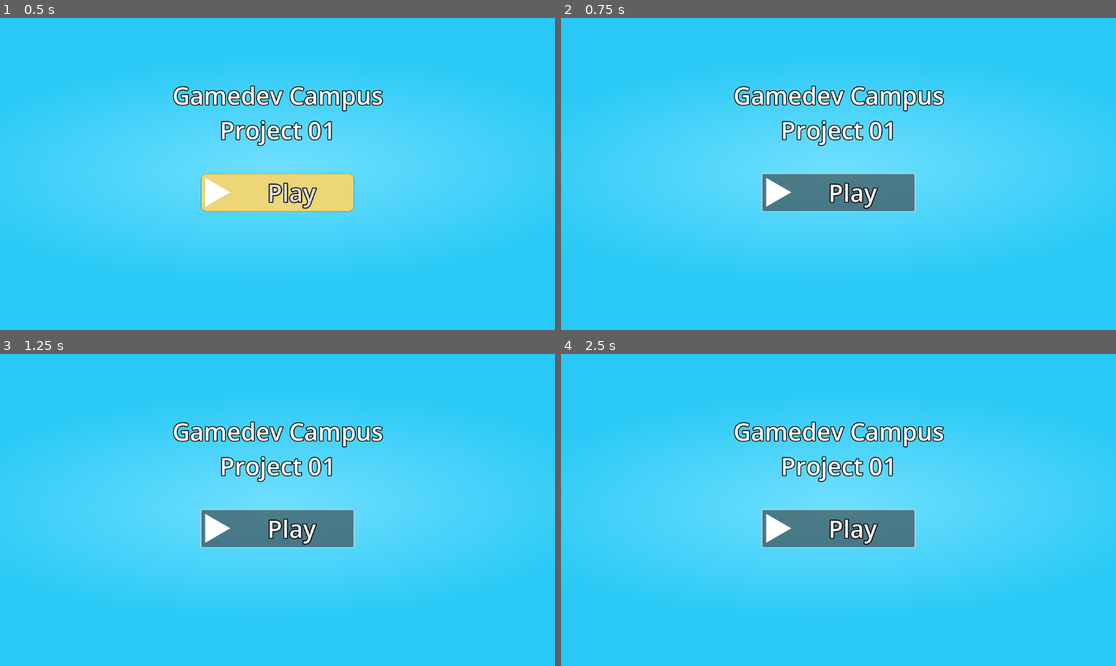
Above: before the commit, frames 1-4 (two rows, left to right).
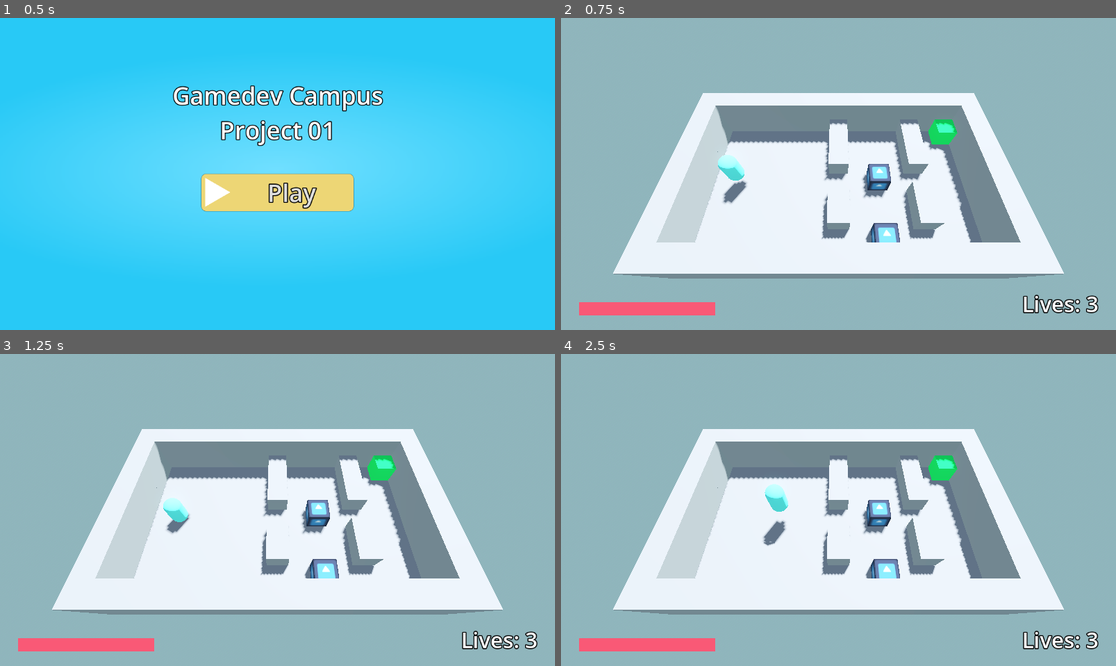
Above: after the commit, the same moments.

Repository: Omar-Kheir/Project-GDEV01_001
Game: Godot game, scene res://Scenes/main_menu.tscn
Two runs of this game, one before a commit and one after it. Both use one fixed random seed, a clock stepped at 60 frames per second and the inputs below. The engine's default icon, where the game draws it, is replaced by a stand-in: a white triangle on a blue panel in a dark square.
Inputs (mouse positions are in pixels of both pictures, inside the frame that each line leads up to):
- Up to frame 1 (0.5 s): no input
- Up to frame 2 (0.75 s): click "Play" at 0.5 s
- Up to frame 3 (1.25 s): no input
- Up to frame 4 (2.5 s): click (838, 528) at 1.25 s, where only the run before the commit has a clickable "Play"; tap Enter (ui_accept) at 2, 2.27 s; hold Right (ui_right) from 2.03 s (still down)

Frame 1 is identical in both runs. In frame 2, 99% of the frame differs, in the area x 0-100%, y 0-100%; in frame 3, 99%; in frame 4, 99%.

Commit message:
Finalization

Diff:
--- a/project-gdev01_001/Scenes/main_menu.tscn
+++ b/project-gdev01_001/Scenes/main_menu.tscn
@@ -1,7 +1,8 @@
-[gd_scene load_steps=8 format=3 uid="uid://bug475sofca1x"]
+[gd_scene load_steps=9 format=3 uid="uid://bug475sofca1x"]
 
 [ext_resource type="Texture2D" uid="uid://sopk8vitqq6v" path="res://Assets/UI/BG.png" id="1_lwjdl"]
 [ext_resource type="Texture2D" uid="uid://ckulg7j4ulqed" path="res://Assets/UI/playBtn.png" id="2_spbr5"]
+[ext_resource type="Script" path="res://Scripts/play_button.gd" id="3_pjr1p"]
 
 [sub_resource type="LabelSettings" id="LabelSettings_qvclx"]
 font_size = 50
@@ -96,3 +97,6 @@
 text = "Play"
 icon = ExtResource("2_spbr5")
 expand_icon = true
+script = ExtResource("3_pjr1p")
+
+[connection signal="pressed" from="Panel/PlayButton" to="Panel/PlayButton" method="_on_pressed"]
--- /dev/null
+++ b/project-gdev01_001/Scripts/play_button.gd
@@ -0,0 +1,4 @@
+extends Button
+
+func _on_pressed() -> void:
+	get_tree().change_scene_to_file.bind("res://Scenes/Levels/level_1.tscn").call_deferred()
Not shown, added: project-gdev01_001/export_presets.cfg
